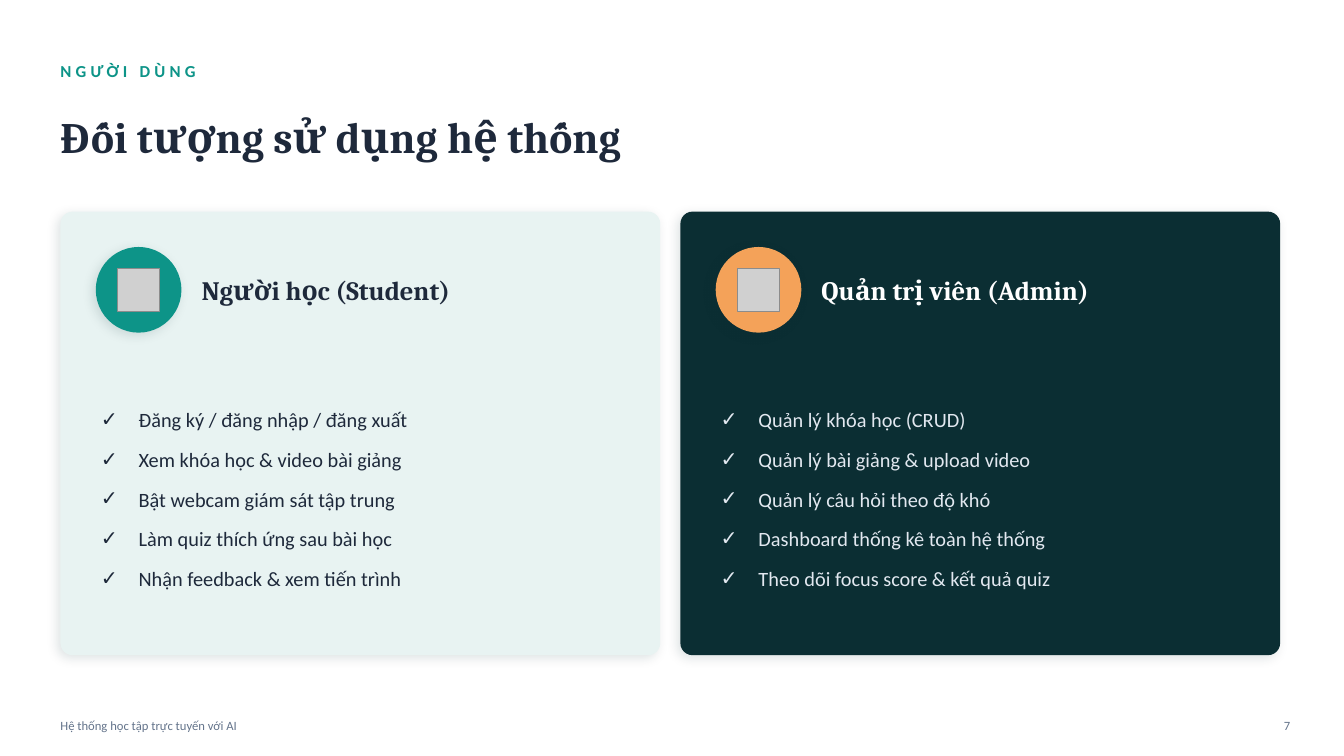
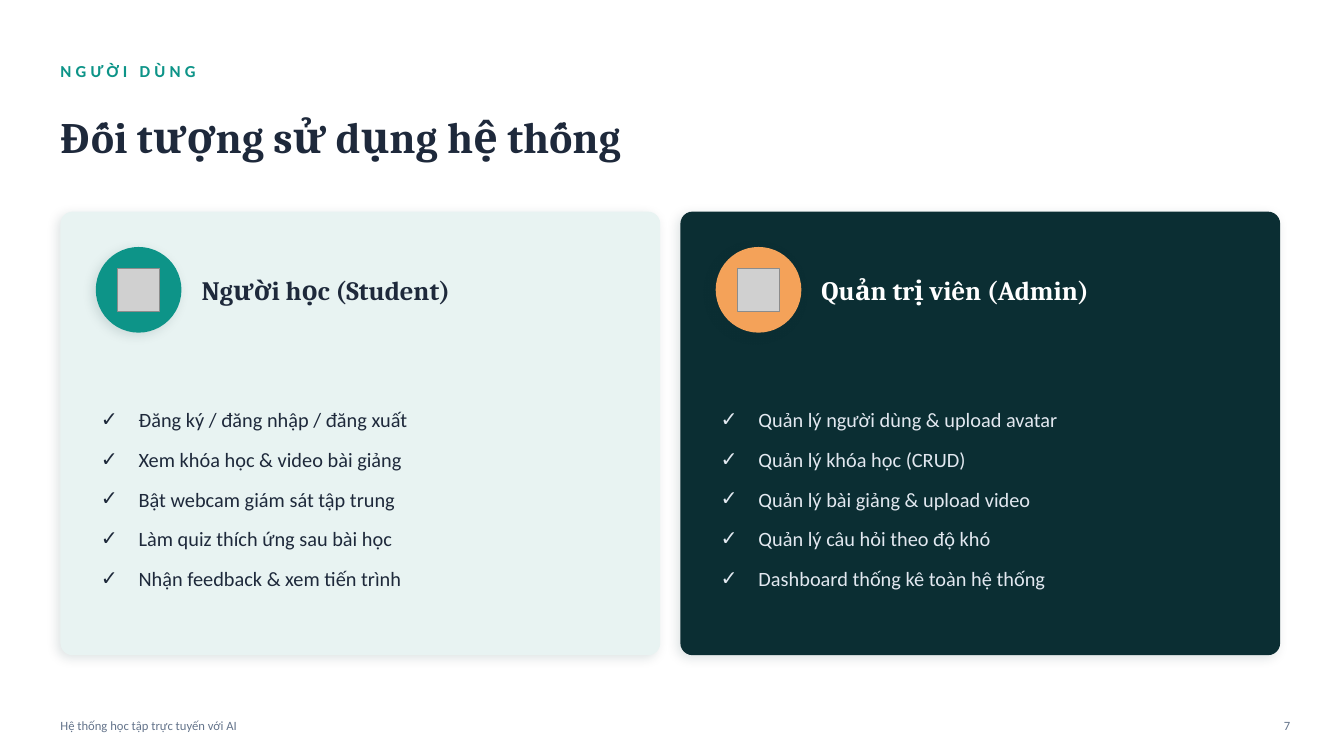
Before and after one commit to THiep03/final-example, a slide deck: slide 7 of Thuyet_trinh_DATN.pptx. Drawn at 1344x756 pixels with LibreOffice and Linux fonts; fonts in the diff are those of the drawing; grey boxes stand for pictures. Boxes give left, top, right and bottom in pixels: in the first picture for what was removed or moved away, otherwise in the second. Text is boxed around its words. In the diff, an @@ line names an element or a change of style, - is before the commit and + after.

```diff
--- a/Thuyet_trinh_DATN.pptx
+++ b/Thuyet_trinh_DATN.pptx
@@ text at box(758, 413, 1057, 431): paragraph added @@
+✓ Quản lý người dùng & upload avatar
@@ text at box(758, 570, 1050, 590): paragraph removed @@
-✓ Theo dõi focus score & kết quả quiz
```
Also in this commit, not shown: 5 other slides changed, 2 other files.
